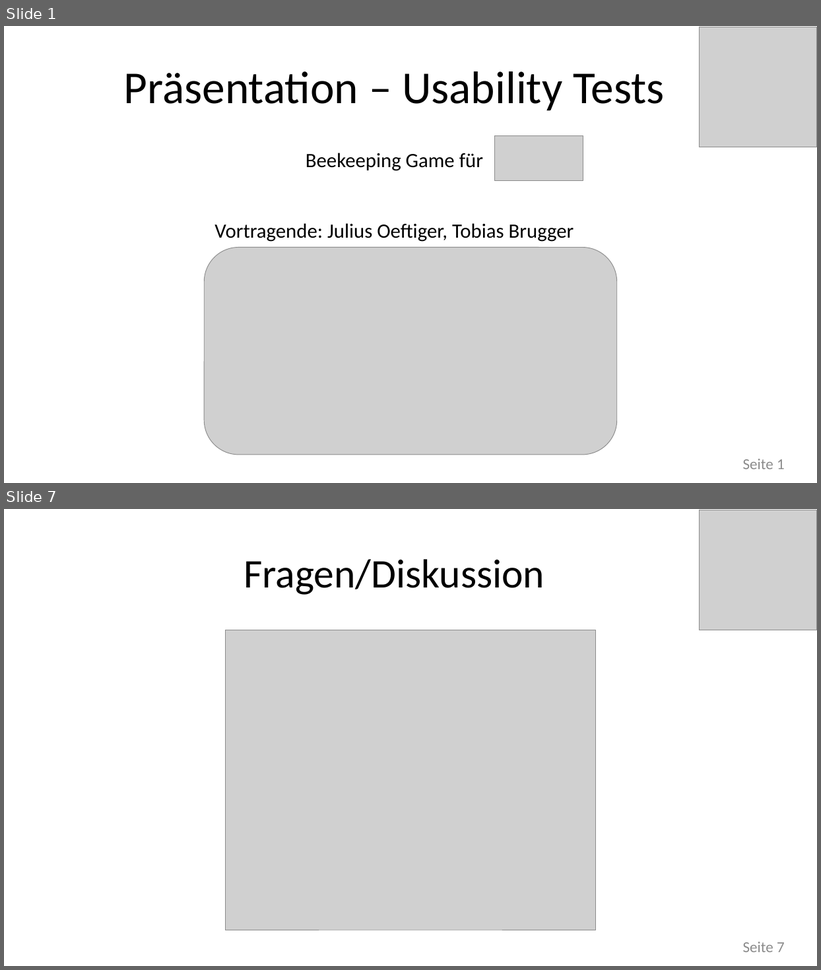
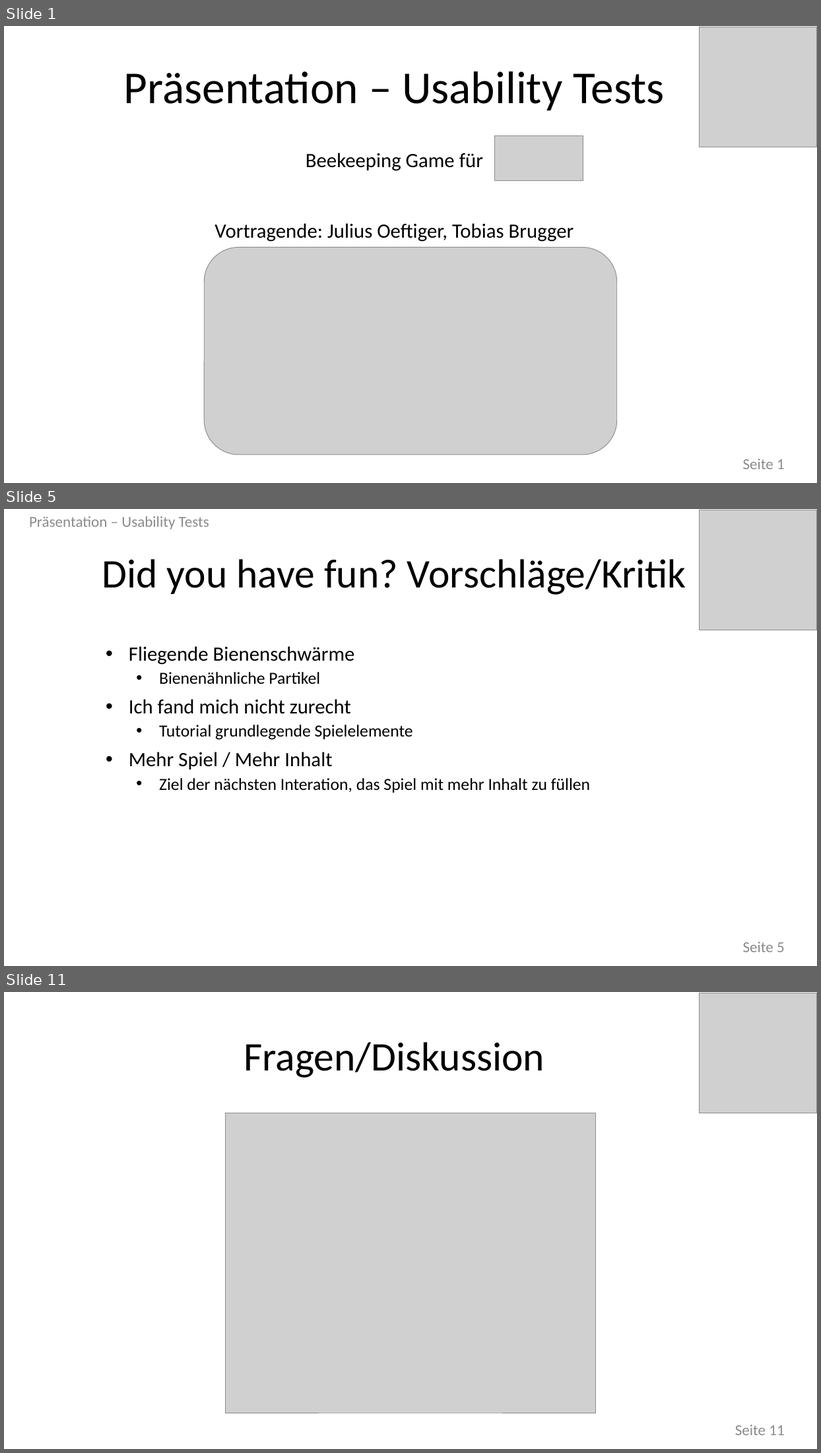
Before and after one commit to joeftiger/PSE-Bee-Game, a slide deck: Presentation - Usability Tests.pptx. Shown one above the other, each under a label of ours: slides 1 and 7 before the commit, slides 1, 5 and 11 after it; the slides between them are not shown. The pictures are 821x970 and 821x1453 pixels, drawn with LibreOffice and Linux fonts; fonts in the diff are those of the drawing; grey boxes stand for pictures. Boxes give left, top, right and bottom in pixels: in the first picture for what was removed or moved away, otherwise in the second. Text is boxed around its words. In the diff, an @@ line names an element or a change of style, - is before the commit and + after.

```diff
--- a/Presentation - Usability Tests.pptx
+++ b/Presentation - Usability Tests.pptx
@@ slide 5 added at <box>4,509,817,966</box>, background #FFFFFF @@
@@ text added at <box>29,516,209,529</box>, 18 pt, text #8C8C8C @@
+Präsentation – Usability Tests
@@ picture added at <box>700,510,817,630</box> @@
@@ text added at <box>102,559,686,595</box>, 48 pt, text #000000 @@
+Did you have fun? Vorschläge/Kritik
@@ text added at <box>129,646,590,793</box>, 20 pt, text #000000 @@
+• Fliegende Bienenschwärme
+  • Bienenähnliche Partikel
+• Ich fand mich nicht zurecht
+  • Tutorial grundlegende Spielelemente
+• Mehr Spiel / Mehr Inhalt
+  • Ziel der nächsten Interation, das Spiel mit mehr Inhalt zu füllen
@@ page number added at <box>743,942,785,953</box>, 18 pt, text #8C8C8C @@
+Seite 5
@@ what was slide 7 is now slide 11 @@
@@ page number at <box>735,1425,784,1436</box>: text changed @@
-Seite 7
+Seite 11
```
Also in this commit, not shown: 4 slides changed, 4 other slides added, 1 slide removed.
